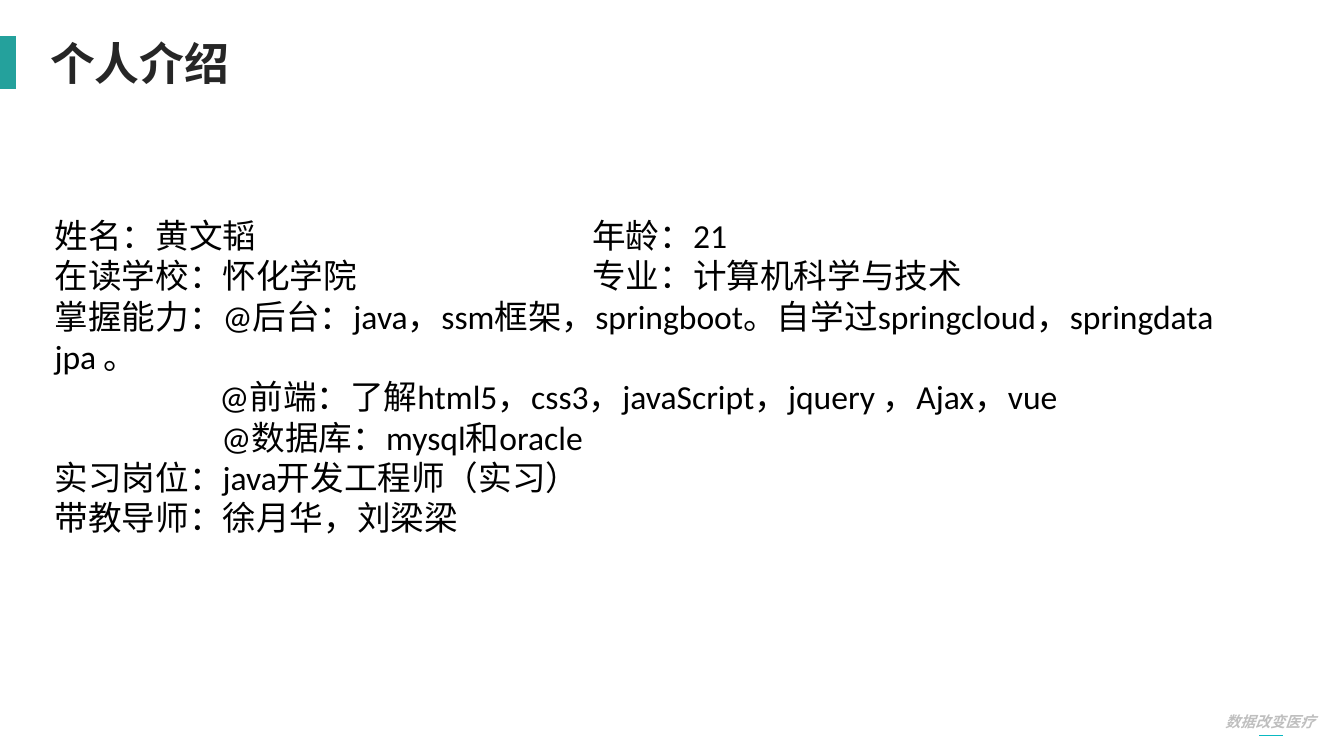
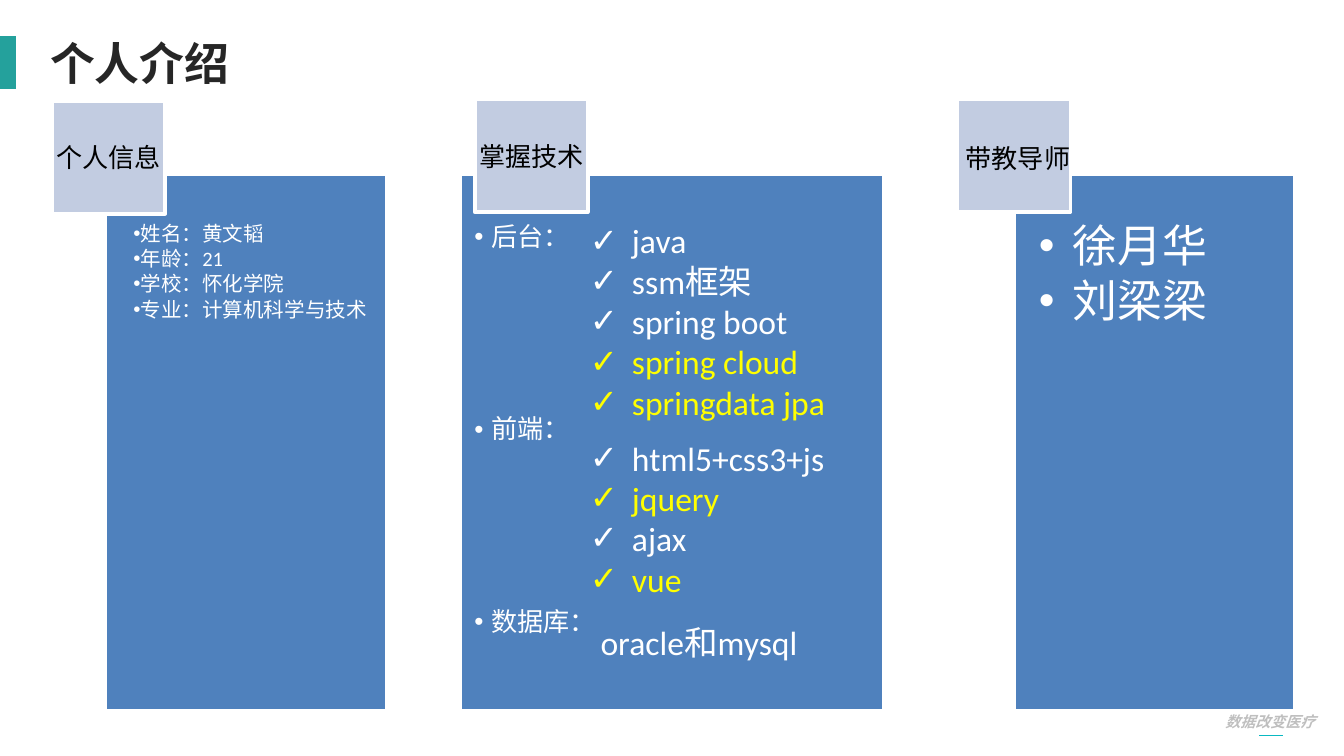
Before and after one commit to Aubwls/dabian, a slide deck: slide 4 of 实习答辩PPT模板-2020.pptx. Drawn at 1344x756 pixels with LibreOffice and Linux fonts; fonts in the diff are those of the drawing. Boxes give left, top, right and bottom in pixels: in the first picture for what was removed or moved away, otherwise in the second. Text is boxed around its words. In the diff, an @@ line names an element or a change of style, - is before the commit and + after.

```diff
--- a/实习答辩PPT模板-2020.pptx
+++ b/实习答辩PPT模板-2020.pptx
@@ group added at [52, 99, 1294, 711]: 6 rectangles, 3 texts @@
+  • 姓名：黄文韬
+  • 年龄：21
+  • 学校：怀化学院
+  • 专业：计算机科学与技术
+  • 后台：
+  • 前端：
+  • 数据库：
+  • 徐月华
+  • 刘梁梁
@@ text added at [56, 145, 161, 169], 14 pt, text #000000 @@
+个人信息
@@ text added at [479, 144, 584, 168], 14 pt, text #000000 @@
+掌握技术
@@ text added at [966, 141, 1071, 175], 14 pt, text #000000 @@
+带教导师
@@ text removed at [55, 219, 1214, 534] @@
-姓名：黄文韬 年龄：21
-在读学校：怀化学院 专业：计算机科学与技术
-掌握能力：@后台：java，ssm框架，springboot。自学过springcloud，springdata jpa 。
-@前端：了解html5，css3，javaScript，jquery ，Ajax，vue
-@数据库：mysql和oracle
-实习岗位：java开发工程师（实习）
-带教导师：徐月华，刘梁梁
@@ text added at [632, 230, 825, 421], 18 pt, text #FFFF00 @@
+✓ java
+✓ ssm框架
+✓ spring boot
+✓ spring cloud
+✓ springdata jpa
@@ text added at [632, 447, 824, 593], 18 pt, text #FFFFFF @@
+✓ html5+css3+js
+✓ jquery
+✓ ajax
+✓ vue
@@ text added at [601, 627, 798, 661], 18 pt, text #FFFFFF @@
+oracle和mysql
```
Also in this commit, not shown: 5 other slides changed, 1 slide added, 1 other file.
